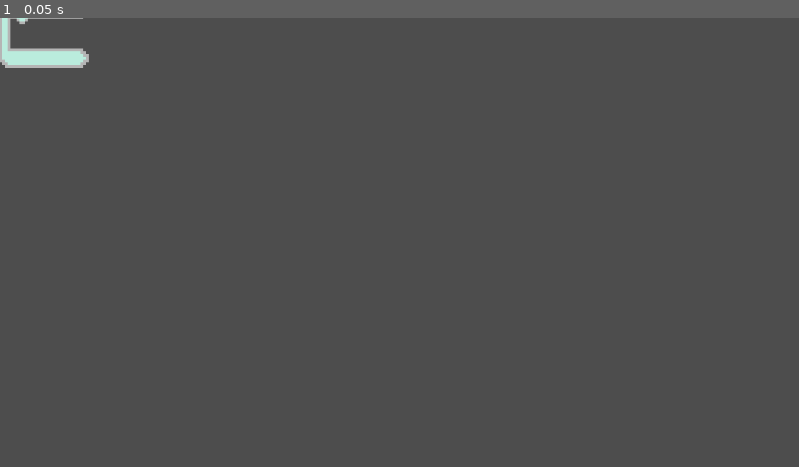
Above: before the commit, frame 1.
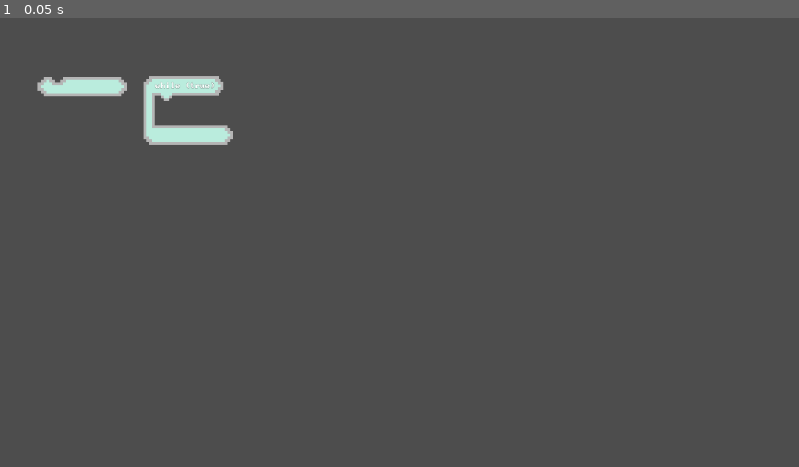
Above: after the commit, the same moment.

Repository: julianlaxamana/gmtk-gamejam-2025
Game: Godot game, scene res://Scenes/Main/main.tscn
Same seed, same stepped clock (60 frames per second), same inputs: the game is played once before the commit and once after it. Before the commit the project starts from res://Scenes/Blocks/block.tscn.
Inputs:
- Up to frame 1 (0.05 s): no input

The runs differ from the first frame. In frame 1, 2.1% of the frame differs, in the area x 0-30%, y 0-29%.

Commit message:
added blocks

Diff:
--- /dev/null
+++ b/Scenes/Blocks/action_block.gd
@@ -0,0 +1,41 @@
+extends Node2D
+
+
+var state = "off"
+var offset
+
+var pressed = false
+
+func _input(event):
+	if event is InputEventMouseButton and event.button_index == MOUSE_BUTTON_LEFT:
+		pressed = event.pressed
+
+func _ready():
+	print("read")
+
+func _process(delta: float) -> void:
+
+	# Dynamic Dragging
+	if pressed && state == "on" && Global.cursorGrab == false:
+		var mouse_position_global = get_viewport().get_mouse_position()
+		offset = position - mouse_position_global
+		state = "dragging"
+		Global.cursorGrab = true
+	elif Input.is_mouse_button_pressed(MOUSE_BUTTON_LEFT) && state == "dragging":
+		var mouse_position_global = get_viewport().get_mouse_position()
+		position = mouse_position_global + offset
+	elif !Input.is_mouse_button_pressed(MOUSE_BUTTON_LEFT) && state == "dragging":
+		state = "on"
+	else:
+		Global.cursorGrab = false
+
+	pressed = false;
+
+
+func _on_click_area_mouse_entered() -> void:
+	state = "on"
+	pass # Replace with function body.
+
+func _on_click_area_mouse_exited() -> void:
+	state = "off"
+	pass # Replace with function body.
--- /dev/null
+++ b/Scenes/Blocks/action_block.tscn
@@ -0,0 +1,27 @@
+[gd_scene load_steps=4 format=3 uid="uid://crrc11gx445cn"]
+
+[ext_resource type="Texture2D" uid="uid://dnqpn5pd1huly" path="res://Assets/blocks_sheet.png" id="1_qwoef"]
+[ext_resource type="Script" uid="uid://d2fd18q0jtdl4" path="res://scenes/Blocks/action_block.gd" id="1_w3nc2"]
+
+[sub_resource type="RectangleShape2D" id="RectangleShape2D_w3nc2"]
+size = Vector2(131, 28)
+
+[node name="Node2D" type="Node2D"]
+script = ExtResource("1_w3nc2")
+
+[node name="Top" type="Sprite2D" parent="."]
+texture_filter = 1
+position = Vector2(65, -14)
+scale = Vector2(4.03125, 4.03125)
+texture = ExtResource("1_qwoef")
+region_enabled = true
+region_rect = Rect2(0, 20, 32, 7)
+
+[node name="ClickArea" type="Area2D" parent="."]
+
+[node name="CollisionShape2D" type="CollisionShape2D" parent="ClickArea"]
+position = Vector2(64.5, -14)
+shape = SubResource("RectangleShape2D_w3nc2")
+
+[connection signal="mouse_entered" from="ClickArea" to="." method="_on_click_area_mouse_entered"]
+[connection signal="mouse_exited" from="ClickArea" to="." method="_on_click_area_mouse_exited"]
--- a/Scenes/Blocks/block.tscn
+++ /dev/null
@@ -1,55 +0,0 @@
-[gd_scene load_steps=4 format=3 uid="uid://h1s0cu3kw1e7"]
-
-[ext_resource type="Texture2D" uid="uid://dnqpn5pd1huly" path="res://Assets/blocks_sheet.png" id="1_ffj44"]
-[ext_resource type="FontFile" uid="uid://b5jdanr4fylo8" path="res://Assets/BigBlueTermPlusNerdFont-Regular.ttf" id="2_qfgok"]
-
-[sub_resource type="LabelSettings" id="LabelSettings_p5g84"]
-font = ExtResource("2_qfgok")
-font_size = 11
-
-[node name="Block" type="Node2D"]
-
-[node name="Top" type="Sprite2D" parent="."]
-texture_filter = 1
-position = Vector2(-1, -27)
-scale = Vector2(4.03125, 4.03125)
-texture = ExtResource("1_ffj44")
-centered = false
-region_enabled = true
-region_rect = Rect2(0, 0, 32, 6.98363)
-
-[node name="Bottom" type="Sprite2D" parent="."]
-texture_filter = 1
-position = Vector2(-1, 72)
-scale = Vector2(4.031, -4.031)
-texture = ExtResource("1_ffj44")
-centered = false
-region_enabled = true
-region_rect = Rect2(0, 0, 32, 6.98363)
-
-[node name="Side" type="Sprite2D" parent="."]
-texture_filter = 1
-position = Vector2(-1, 0)
-scale = Vector2(4.01563, 4.03125)
-texture = ExtResource("1_ffj44")
-centered = false
-region_enabled = true
-region_rect = Rect2(0, 7.90317, 3.91708, 10.9916)
-
-[node name="Nub" type="Sprite2D" parent="."]
-texture_filter = 1
-position = Vector2(20, -3)
-scale = Vector2(4, 4)
-texture = ExtResource("1_ffj44")
-centered = false
-region_enabled = true
-region_rect = Rect2(5.02516, 7.96277, 6.02388, 3.05789)
-
-[node name="Label" type="Label" parent="."]
-offset_left = 12.0
-offset_top = -23.0
-offset_right = 116.0
-offset_bottom = -3.0
-text = "for int i = 0"
-label_settings = SubResource("LabelSettings_p5g84")
-vertical_alignment = 1
--- /dev/null
+++ b/Scenes/Blocks/loop_block.gd
@@ -0,0 +1,65 @@
+extends Node2D
+
+@onready var text = $Top/Text
+@onready var top = $Top/Top
+@onready var end = $Top/End
+@onready var connector = $Top/Connector
+
+@onready var bottom = $Bottom
+
+@onready var topArea = $ClickArea/Top
+@onready var sideArea = $ClickArea/Side
+@onready var bottomArea = $ClickArea/Bottom
+var state = "off"
+var offset
+
+const horizScale = 1.1
+var pressed = false
+
+func _input(event):
+	if event is InputEventMouseButton and event.button_index == MOUSE_BUTTON_LEFT:
+		pressed = event.pressed
+
+func _ready():
+	# Dynamic changing size of block based on text
+	top.scale.x = (text.size.x * text.scale.x / top.region_rect.size.x) * horizScale
+	var topPixelSize = top.region_rect.size.x * top.scale.x
+	var connectorPixelSize = connector.region_rect.size.x
+	end.position.x = topPixelSize + connectorPixelSize
+
+	# Area Scales
+	topArea.shape.size.x = (connector.position.x + end.position.x + end.scale.x * end.region_rect.size.x * horizScale)
+	print(connector.position)
+	print(bottom.scale * bottom.region_rect.size)
+
+	# Change click boxes positions
+	topArea.position.x = connector.position.x + topArea.shape.size.x / 2.0
+	bottomArea.position.x = bottom.position.x + bottom.region_rect.size.x * bottom.scale.x / 2.0
+	sideArea.position.x = connector.position.x + connector.region_rect.size.x * connector.scale.x / 2.0
+
+
+func _process(delta: float) -> void:
+
+	# Dynamic Dragging
+	if pressed && state == "on" && Global.cursorGrab == false:
+		var mouse_position_global = get_viewport().get_mouse_position()
+		offset = position - mouse_position_global
+		state = "dragging"
+		Global.cursorGrab = true
+	elif Input.is_mouse_button_pressed(MOUSE_BUTTON_LEFT) && state == "dragging":
+		var mouse_position_global = get_viewport().get_mouse_position()
+		position = mouse_position_global + offset
+	elif !Input.is_mouse_button_pressed(MOUSE_BUTTON_LEFT) && state == "dragging":
+		state = "on"
+	else:
+		Global.cursorGrab = false
+	pressed = false;
+
+
+func _on_click_area_mouse_entered() -> void:
+	state = "on"
+	pass # Replace with function body.
+
+func _on_click_area_mouse_exited() -> void:
+	state = "off"
+	pass # Replace with function body.
--- /dev/null
+++ b/Scenes/Blocks/loop_block.tscn
@@ -0,0 +1,107 @@
+[gd_scene load_steps=8 format=3 uid="uid://h1s0cu3kw1e7"]
+
+[ext_resource type="Texture2D" uid="uid://dnqpn5pd1huly" path="res://Assets/blocks_sheet.png" id="1_ffj44"]
+[ext_resource type="Script" uid="uid://cnc7lpatepptg" path="res://scenes/Blocks/loop_block.gd" id="1_p5g84"]
+[ext_resource type="FontFile" uid="uid://b5jdanr4fylo8" path="res://Assets/BigBlueTermPlusNerdFont-Regular.ttf" id="2_qfgok"]
+
+[sub_resource type="LabelSettings" id="LabelSettings_p5g84"]
+font = ExtResource("2_qfgok")
+font_size = 22
+outline_size = 1
+outline_color = Color(0, 0, 0, 1)
+
+[sub_resource type="RectangleShape2D" id="RectangleShape2D_p5g84"]
+size = Vector2(148, 45)
+
+[sub_resource type="RectangleShape2D" id="RectangleShape2D_7d3sh"]
+size = Vector2(29, 35)
+
+[sub_resource type="RectangleShape2D" id="RectangleShape2D_1avow"]
+size = Vector2(143.5, 30)
+
+[node name="Loop Block" type="Node2D"]
+scale = Vector2(2, 2)
+script = ExtResource("1_p5g84")
+
+[node name="Top" type="Node2D" parent="."]
+
+[node name="Top" type="Sprite2D" parent="Top"]
+texture_filter = 1
+position = Vector2(13.61, -27)
+scale = Vector2(4.03125, 4.03125)
+texture = ExtResource("1_ffj44")
+centered = false
+region_enabled = true
+region_rect = Rect2(3.57125, 0, 25.015, 6.98363)
+
+[node name="End" type="Sprite2D" parent="Top"]
+texture_filter = 1
+position = Vector2(114, -27)
+scale = Vector2(4.03125, 4.03125)
+texture = ExtResource("1_ffj44")
+centered = false
+region_enabled = true
+region_rect = Rect2(28.2035, 0, 3.79651, 6.98363)
+
+[node name="Connector" type="Sprite2D" parent="Top"]
+texture_filter = 1
+position = Vector2(-1, -27)
+scale = Vector2(4.03125, 4.03125)
+texture = ExtResource("1_ffj44")
+centered = false
+region_enabled = true
+region_rect = Rect2(0, 0, 3.62049, 6.98363)
+
+[node name="Text" type="Label" parent="Top"]
+offset_left = 16.0
+offset_top = -19.0
+offset_right = 192.0
+offset_bottom = 4.0
+scale = Vector2(0.49, 0.49)
+text = "while (true)"
+label_settings = SubResource("LabelSettings_p5g84")
+vertical_alignment = 1
+
+[node name="Bottom" type="Sprite2D" parent="."]
+texture_filter = 1
+position = Vector2(-1, 72)
+scale = Vector2(4.031, -4.031)
+texture = ExtResource("1_ffj44")
+centered = false
+region_enabled = true
+region_rect = Rect2(0, 0, 32, 6.98363)
+
+[node name="Side" type="Sprite2D" parent="."]
+texture_filter = 1
+position = Vector2(-1, 0)
+scale = Vector2(4.01563, 4.03125)
+texture = ExtResource("1_ffj44")
+centered = false
+region_enabled = true
+region_rect = Rect2(0, 7.90317, 3.91708, 10.9916)
+
+[node name="Nub" type="Sprite2D" parent="."]
+texture_filter = 1
+position = Vector2(20, -3)
+scale = Vector2(4, 4)
+texture = ExtResource("1_ffj44")
+centered = false
+region_enabled = true
+region_rect = Rect2(5.02516, 7.96277, 6.02388, 3.05789)
+
+[node name="ClickArea" type="Area2D" parent="."]
+
+[node name="Top" type="CollisionShape2D" parent="ClickArea"]
+position = Vector2(64, -13.5)
+shape = SubResource("RectangleShape2D_p5g84")
+
+[node name="Side" type="CollisionShape2D" parent="ClickArea"]
+position = Vector2(4, 26)
+shape = SubResource("RectangleShape2D_7d3sh")
+
+[node name="Bottom" type="CollisionShape2D" parent="ClickArea"]
+position = Vector2(61.75, 58.5)
+shape = SubResource("RectangleShape2D_1avow")
+
+[connection signal="mouse_entered" from="ClickArea" to="." method="_on_click_area_mouse_entered"]
+[connection signal="mouse_exited" from="ClickArea" to="." method="_on_click_area_mouse_exited"]
--- a/Scenes/Main/main.tscn
+++ b/Scenes/Main/main.tscn
@@ -1,4 +1,7 @@
-[gd_scene load_steps=2 format=3 uid="uid://b051s7k4rtfht"]
+[gd_scene load_steps=4 format=3 uid="uid://b051s7k4rtfht"]
+
+[ext_resource type="PackedScene" uid="uid://h1s0cu3kw1e7" path="res://scenes/Blocks/loop_block.tscn" id="1_gol0p"]
+[ext_resource type="PackedScene" uid="uid://crrc11gx445cn" path="res://scenes/Blocks/action_block.tscn" id="2_br8qb"]
 
 [sub_resource type="Curve2D" id="Curve2D_amr5s"]
 _data = {
@@ -10,3 +13,10 @@
 
 [node name="Path" type="Path2D" parent="."]
 curve = SubResource("Curve2D_amr5s")
+
+[node name="Block" parent="." instance=ExtResource("1_gol0p")]
+position = Vector2(208, 111)
+scale = Vector2(1, 1)
+
+[node name="Node2D" parent="." instance=ExtResource("2_br8qb")]
+position = Vector2(54, 113)
--- /dev/null
+++ b/global.gd
@@ -0,0 +1,3 @@
+extends Node
+
+var cursorGrab = false
--- a/project.godot
+++ b/project.godot
@@ -11,6 +11,10 @@
 [application]
 
 config/name="GMTK Gamejam 2025"
-run/main_scene="uid://h1s0cu3kw1e7"
+run/main_scene="uid://b051s7k4rtfht"
 config/features=PackedStringArray("4.4", "Forward Plus")
 config/icon="res://icon.svg"
+
+[autoload]
+
+Global="*res://global.gd"
Binary file changed: Assets/blocks_sheet.png
Not shown, added: Scenes/Blocks/action_block.gd.uid
Not shown, added: Scenes/Blocks/loop_block.gd.uid
Not shown: 1 places in Scenes/Main/unit.tscn that only renumber resources
Not shown, added: global.gd.uid
Not shown, added: Scenes/Blocks/block.tscn8720245685.tmp
